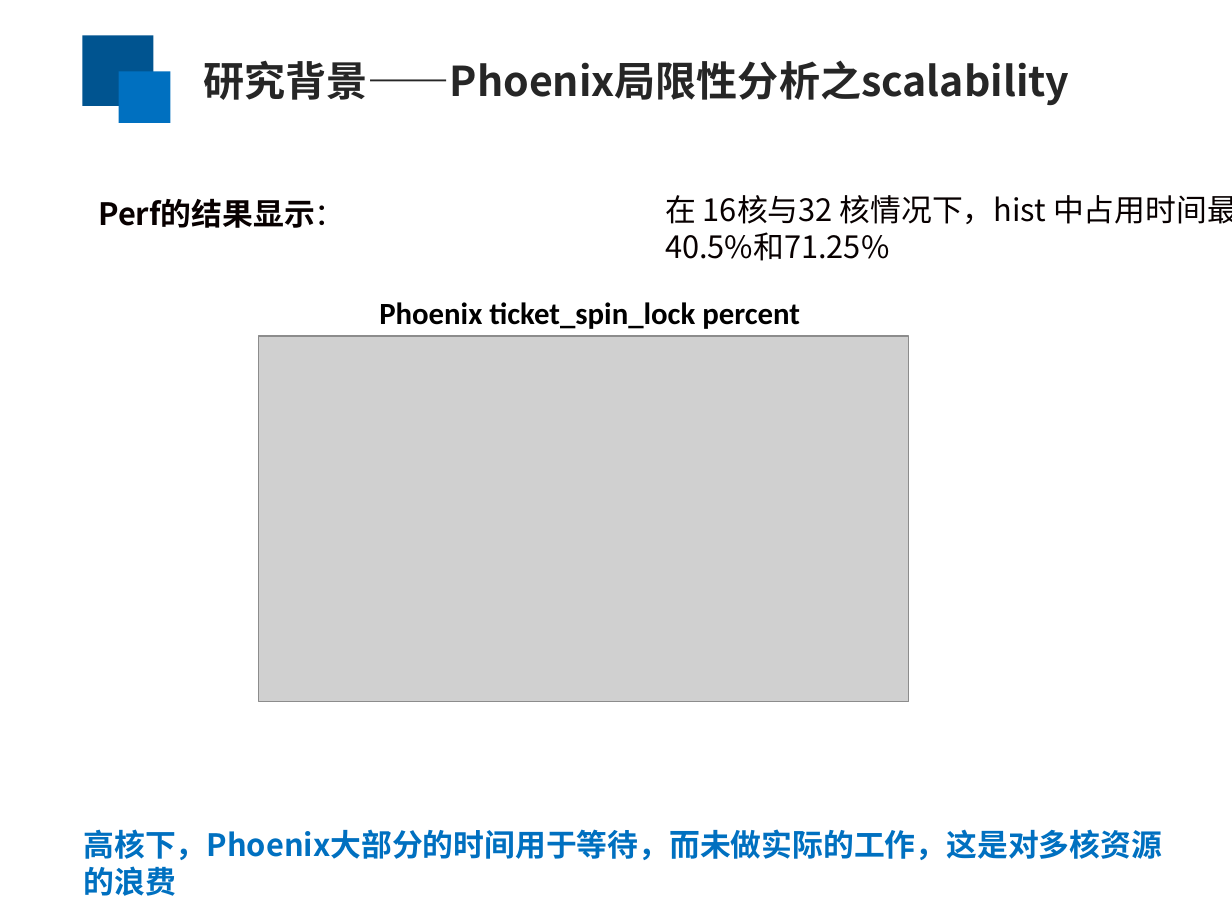
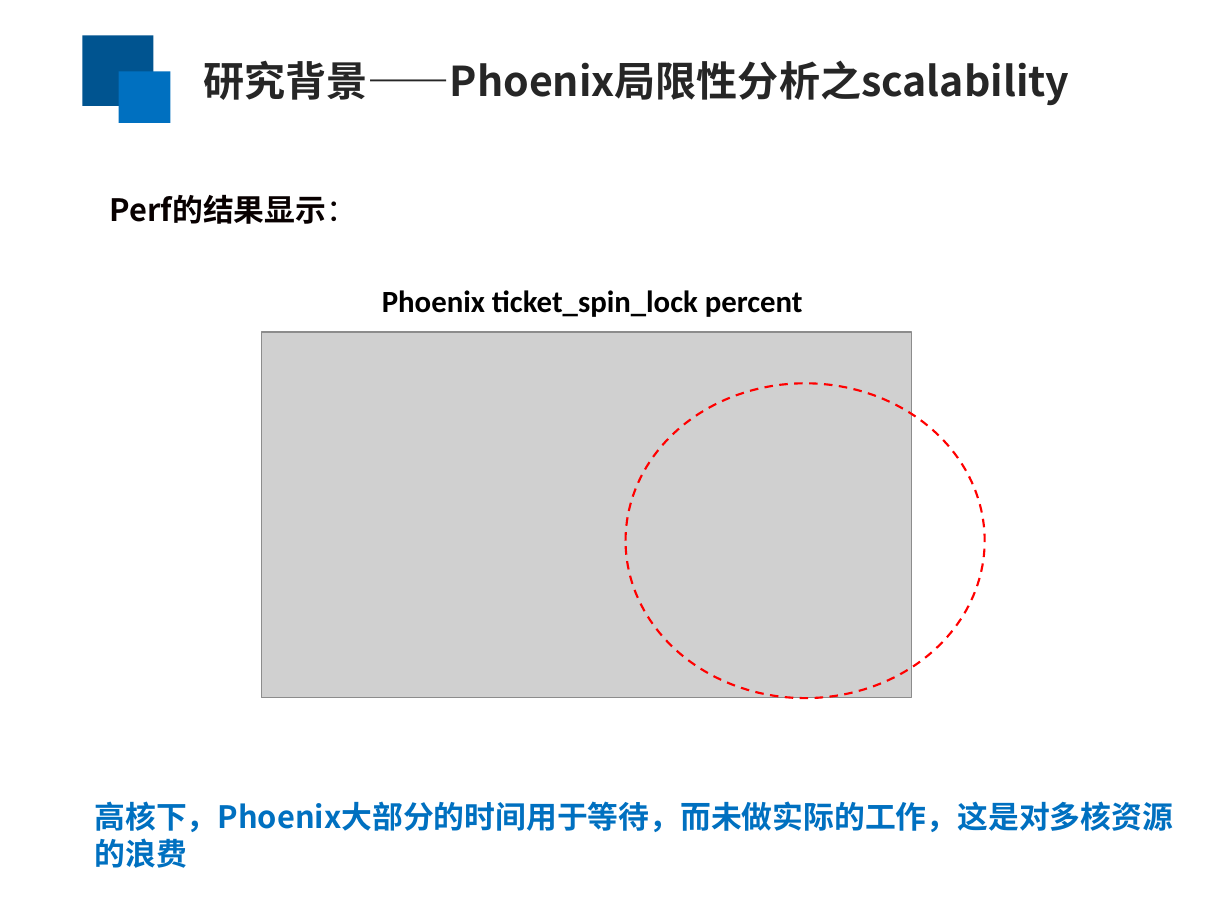
Before and after one commit to yufenyu/work, a slide deck: slide 5 of dmr_paper/paper/chinaSys-2016.ppt (slide 4 before the commit). Drawn at 1232x924 pixels with LibreOffice and Linux fonts; fonts in the diff are those of the drawing; grey boxes stand for pictures. Boxes give left, top, right and bottom in pixels: in the first picture for what was removed or moved away, otherwise in the second. Text is boxed around its words. In the diff, an @@ line names an element or a change of style, - is before the commit and + after.

```diff
--- a/dmr_paper/paper/chinaSys-2016.ppt
+++ b/dmr_paper/paper/chinaSys-2016.ppt
@@ text "Perf的结果显示：": place and size @@
-text "Perf的结果显示：" at bbox=[98, 198, 345, 228]
+text "Perf的结果显示：" at bbox=[110, 194, 357, 224]
@@ text removed at bbox=[665, 195, 1232, 261] @@
-在 16核与32 核情况下，hist 中占用时间最多是 ticket_spin_lock，分别为40.5%和71.25%
@@ text "Phoenix ticket_spin_lock percent": place and size @@
-text "Phoenix ticket_spin_lock percent" at bbox=[379, 302, 800, 329]
+text "Phoenix ticket_spin_lock percent" at bbox=[382, 290, 803, 317]
@@ picture: place and size @@
-picture at bbox=[259, 336, 909, 702]
+picture at bbox=[261, 331, 912, 697]
@@ ellipse added at bbox=[626, 383, 984, 699], outline #FF0000 1.25 pt dashed @@
@@ text "高核下，Phoenix大部分的时间用于等待，而未做实际的工作，这是对多核资源的浪费": place and size @@
-text "高核下，Phoenix大部分的时间用于等待，而未做实际的工作，这是对多核资源的浪费" at bbox=[84, 829, 1163, 896]
+text "高核下，Phoenix大部分的时间用于等待，而未做实际的工作，这是对多核资源的浪费" at bbox=[94, 801, 1173, 868]
```
Also in this commit, not shown: 9 other slides changed, 1 slide removed.
